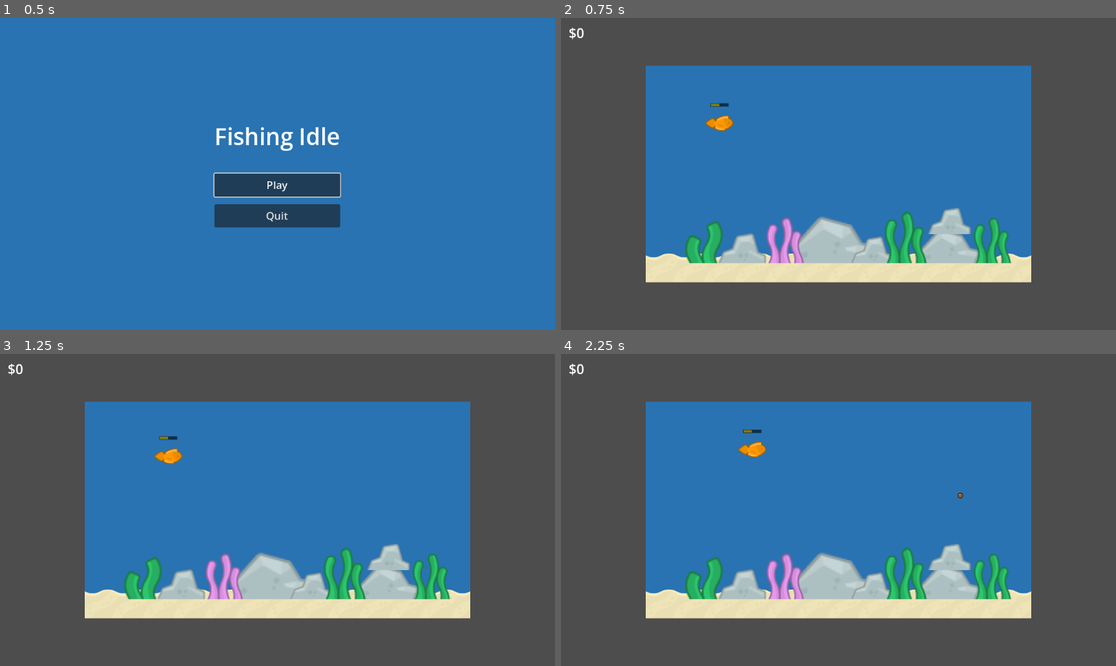
Above: before the commit, frames 1-4 (two rows, left to right).
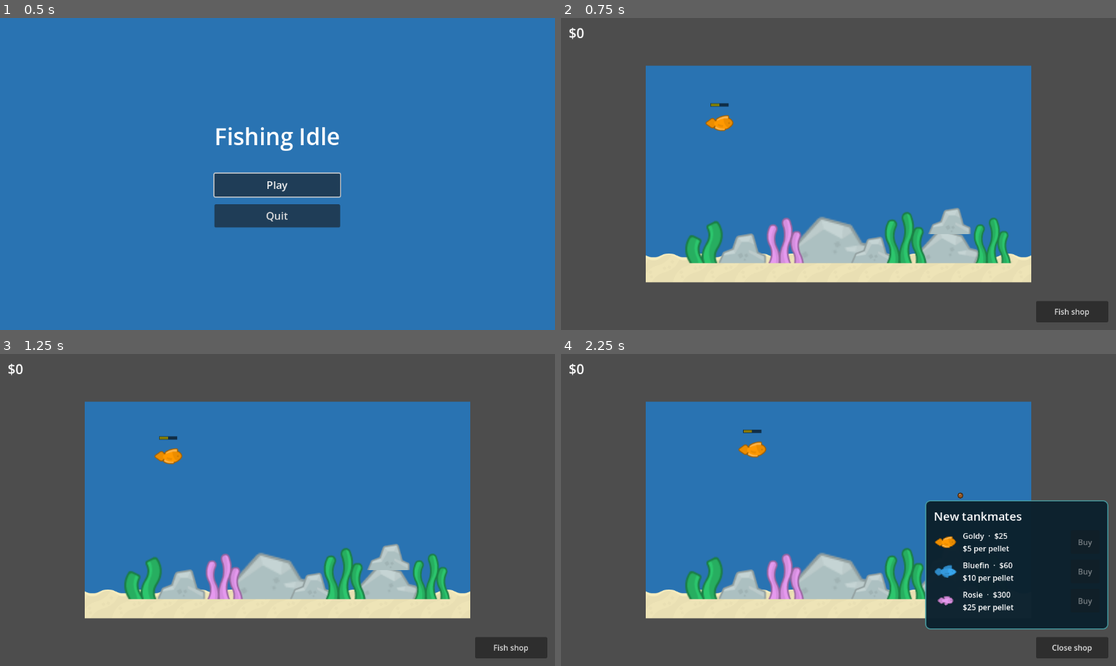
Above: after the commit, the same moments.

Repository: dilllxd/zachanddylangame
Game: Godot game, scene res://scenes/ui/TitleScreen.tscn
The game is run twice, just before and just after one commit, with the same random seed, the same clock (stepped at 60 frames per second) and the same inputs.
Inputs (mouse positions are in pixels of both pictures, inside the frame that each line leads up to):
- Up to frame 1 (0.5 s): no input
- Up to frame 2 (0.75 s): click "Play" at 0.5 s
- Up to frame 3 (1.25 s): no input
- Up to frame 4 (2.25 s): click (1071, 647) at 1.25 s, where only the run after the commit has a clickable "Fish shop"; move the mouse to (960, 494) at 2.02 s; click (960, 494) at 2.17 s

Frame 1 is identical in both runs. In frame 2, 0.8% of the frame differs, in the area x 85-99%, y 90-98%; in frame 3, 0.8%; in frame 4, 14%, in the area x 65-99%, y 46-98%.

Commit message:
Add resource-driven fish shop and persistent purchases

Diff:
--- /dev/null
+++ b/data/fish/bluefin.tres
@@ -0,0 +1,11 @@
+[gd_resource type="Resource" script_class="FishData" format=3 uid="uid://ci7oj6ouirnh8"]
+
+[ext_resource type="Script" path="res://data/fish/FishData.gd" id="1"]
+[ext_resource type="Texture2D" path="res://assets/fish/bluefin.png" id="2"]
+
+[resource]
+script = ExtResource("1")
+name = "Bluefin"
+sprite = ExtResource("2")
+price = 60
+pellet_value = 10
--- a/data/fish/goldfish.tres
+++ b/data/fish/goldfish.tres
@@ -7,5 +7,5 @@
 script = ExtResource("1")
 name = "Goldy"
 sprite = ExtResource("2")
-price = 150
+price = 25
 metadata/_custom_type_script = "uid://c0ndo3mqsauvx"
--- /dev/null
+++ b/data/fish/rosie.tres
@@ -0,0 +1,11 @@
+[gd_resource type="Resource" script_class="FishData" format=3 uid="uid://onphlbkowvgo"]
+
+[ext_resource type="Script" path="res://data/fish/FishData.gd" id="1"]
+[ext_resource type="Texture2D" path="res://assets/fish/rosie.png" id="2"]
+
+[resource]
+script = ExtResource("1")
+name = "Rosie"
+sprite = ExtResource("2")
+price = 300
+pellet_value = 25
--- a/scenes/main/Main.tscn
+++ b/scenes/main/Main.tscn
@@ -3,6 +3,7 @@
 [ext_resource type="PackedScene" path="res://scenes/tank/Tank.tscn" id="1"]
 [ext_resource type="PackedScene" path="res://scenes/ui/HUD.tscn" id="2"]
 [ext_resource type="PackedScene" path="res://scenes/ui/PauseMenu.tscn" id="3"]
+[ext_resource type="PackedScene" path="res://scenes/ui/Shop.tscn" id="4"]
 
 [node name="Main" type="Node" unique_id=101686412]
 
@@ -15,4 +16,6 @@
 
 [node name="HUD" parent="UI" unique_id=637236310 instance=ExtResource("2")]
 
+[node name="Shop" parent="UI" unique_id=1250213258 instance=ExtResource("4")]
+
 [node name="PauseMenu" parent="UI" unique_id=897635127 instance=ExtResource("3")]
--- a/scenes/tank/Tank.gd
+++ b/scenes/tank/Tank.gd
@@ -8,6 +8,7 @@
 	add_to_group("tank")
 
 func _ready() -> void:
+	Events.fish_bought.connect(_on_fish_bought)
 	if not SaveManager.load_tank(self):
 		var fish := preload("res://scenes/fish/Fish.tscn").instantiate()
 		fish.name = "Goldy"
@@ -37,3 +38,11 @@
 	pellet.floor_y = floor_at(p.x, p.y)
 	$Food.add_child(pellet)
 	Events.food_dropped.emit(food, p)
+
+
+func _on_fish_bought(data: FishData) -> void:
+	var fish := preload("res://scenes/fish/Fish.tscn").instantiate()
+	fish.data = data
+	fish.position = navigator.random_open_point()
+	$Fishes.add_child(fish)
+	SaveManager.save_game()
--- /dev/null
+++ b/scenes/ui/Shop.gd
@@ -0,0 +1,62 @@
+extends Control
+
+var catalog: Array[FishData] = []
+var _buttons: Array[Button] = []
+@onready var panel: PanelContainer = $Panel
+@onready var rows: VBoxContainer = $Panel/Margin/Content/Scroll/Rows
+
+func _ready() -> void:
+	panel.hide()
+	$Toggle.pressed.connect(_toggle)
+	Events.money_changed.connect(_update_affordability)
+	# ResourceLoader handles remapped resources in exported builds too.
+	for filename in ResourceLoader.list_directory("res://data/fish/"):
+		if filename.ends_with(".tres"):
+			var data := load("res://data/fish/" + filename) as FishData
+			if data != null and data.price >= 0:
+				catalog.append(data)
+	catalog.sort_custom(func(a: FishData, b: FishData) -> bool: return a.price < b.price)
+	for data in catalog:
+		_add_row(data)
+	_update_affordability(GameState.money)
+
+func _process(_delta: float) -> void:
+	# Always processing keeps this hidden throughout pause, including external pauses.
+	visible = not get_tree().paused
+
+func _toggle() -> void:
+	if not get_tree().paused:
+		panel.visible = not panel.visible
+		$Toggle.text = "Close shop" if panel.visible else "Fish shop"
+
+func _add_row(data: FishData) -> void:
+	var row := HBoxContainer.new()
+	row.add_theme_constant_override("separation", 12)
+	var icon := TextureRect.new()
+	icon.texture = data.sprite
+	icon.custom_minimum_size = Vector2(48, 48)
+	icon.expand_mode = TextureRect.EXPAND_IGNORE_SIZE
+	icon.stretch_mode = TextureRect.STRETCH_KEEP_ASPECT_CENTERED
+	icon.texture_filter = CanvasItem.TEXTURE_FILTER_NEAREST
+	row.add_child(icon)
+	var info := Label.new()
+	info.text = "%s  ·  $%d\n$%d per pellet" % [data.name, data.price, data.pellet_value]
+	info.size_flags_horizontal = Control.SIZE_EXPAND_FILL
+	row.add_child(info)
+	var buy := Button.new()
+	buy.text = "Buy"
+	buy.custom_minimum_size = Vector2(60, 44)
+	buy.pressed.connect(_buy.bind(data))
+	row.add_child(buy)
+	rows.add_child(row)
+	_buttons.append(buy)
+
+func _update_affordability(total: int) -> void:
+	for i in catalog.size():
+		_buttons[i].disabled = total < catalog[i].price
+
+func _buy(data: FishData) -> void:
+	if get_tree().paused or not catalog.has(data):
+		return
+	if GameState.spend(data.price):
+		Events.fish_bought.emit(data)
--- /dev/null
+++ b/scenes/ui/Shop.tscn
@@ -0,0 +1,81 @@
+[gd_scene format=3 uid="uid://bbsh7ypnbq3i5"]
+
+[ext_resource type="Script" path="res://scenes/ui/Shop.gd" id="1"]
+
+[sub_resource type="StyleBoxFlat" id="ShopPanel"]
+bg_color = Color(0.045, 0.13, 0.18, 0.98)
+border_width_left = 2
+border_width_top = 2
+border_width_right = 2
+border_width_bottom = 2
+border_color = Color(0.28, 0.62, 0.64, 1)
+corner_radius_top_left = 10
+corner_radius_top_right = 10
+corner_radius_bottom_right = 10
+corner_radius_bottom_left = 10
+
+[node name="Shop" type="Control" unique_id=596028348]
+process_mode = 3
+layout_mode = 3
+anchors_preset = 15
+anchor_right = 1.0
+anchor_bottom = 1.0
+grow_horizontal = 2
+grow_vertical = 2
+mouse_filter = 2
+script = ExtResource("1")
+
+[node name="Panel" type="PanelContainer" parent="." unique_id=1879538156]
+layout_mode = 0
+anchor_left = 1.0
+anchor_top = 1.0
+anchor_right = 1.0
+anchor_bottom = 1.0
+offset_left = -396.0
+offset_top = -344.0
+offset_right = -16.0
+offset_bottom = -76.0
+grow_horizontal = 0
+grow_vertical = 0
+mouse_filter = 0
+theme_override_styles/panel = SubResource("ShopPanel")
+
+[node name="Margin" type="MarginContainer" parent="Panel" unique_id=1341467893]
+layout_mode = 2
+theme_override_constants/margin_left = 16
+theme_override_constants/margin_top = 14
+theme_override_constants/margin_right = 16
+theme_override_constants/margin_bottom = 14
+
+[node name="Content" type="VBoxContainer" parent="Panel/Margin" unique_id=563715338]
+layout_mode = 2
+theme_override_constants/separation = 12
+
+[node name="Heading" type="Label" parent="Panel/Margin/Content" unique_id=857758174]
+layout_mode = 2
+theme_override_font_sizes/font_size = 24
+text = "New tankmates"
+
+[node name="Scroll" type="ScrollContainer" parent="Panel/Margin/Content" unique_id=1900611019]
+layout_mode = 2
+size_flags_vertical = 3
+horizontal_scroll_mode = 0
+
+[node name="Rows" type="VBoxContainer" parent="Panel/Margin/Content/Scroll" unique_id=1714421026]
+layout_mode = 2
+size_flags_horizontal = 3
+theme_override_constants/separation = 12
+
+[node name="Toggle" type="Button" parent="." unique_id=319881146]
+layout_mode = 0
+anchor_left = 1.0
+anchor_top = 1.0
+anchor_right = 1.0
+anchor_bottom = 1.0
+offset_left = -166.0
+offset_top = -60.0
+offset_right = -16.0
+offset_bottom = -16.0
+grow_horizontal = 0
+grow_vertical = 0
+text = "Fish shop"
Binary file added: assets/fish/bluefin.png
Not shown, added: assets/fish/bluefin.png.import
Binary file added: assets/fish/rosie.png
Not shown, added: assets/fish/rosie.png.import
Not shown, added: scenes/ui/Shop.gd.uid
